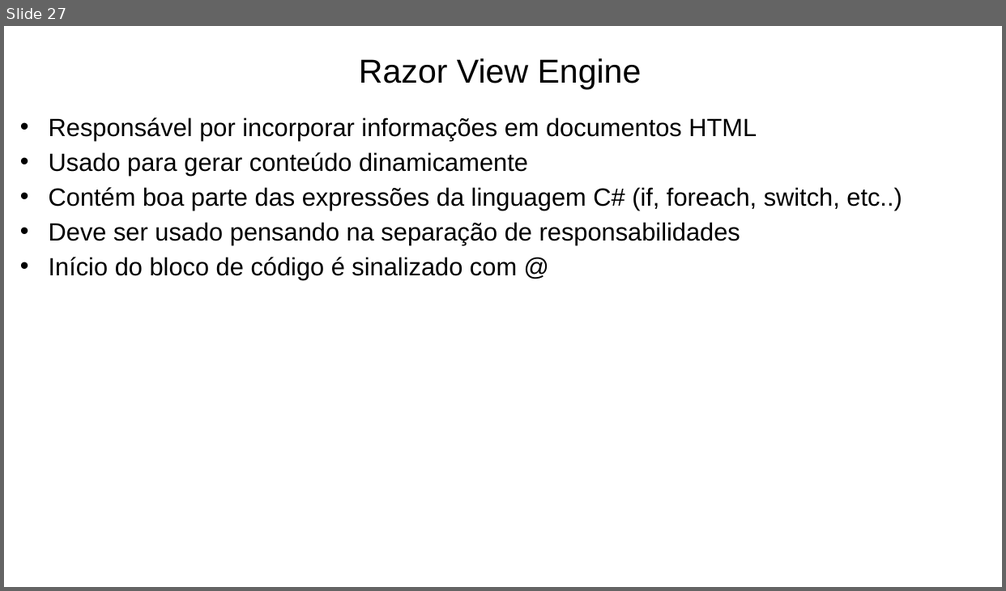
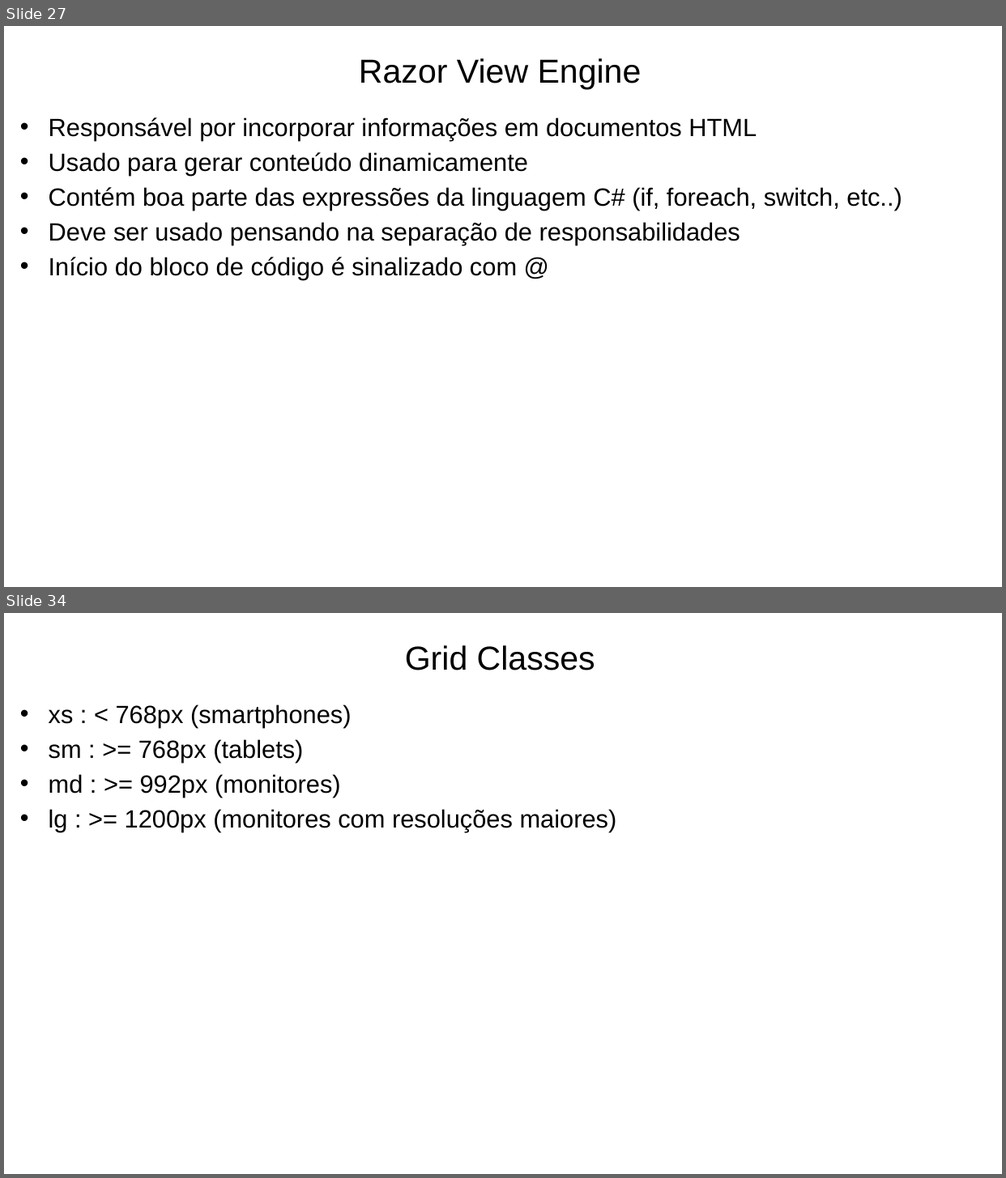
Before and after one commit to prodest/workshop-aspnet-core-mvc, a slide deck: workshop-aspnet-core-mvc.pptx. Shown one above the other, each under a label of ours: slide 27 before the commit, slides 27 and 34 after it; the slides between them are not shown. The pictures are 1006x591 and 1006x1178 pixels, drawn with LibreOffice and Linux fonts; fonts in the diff are those of the drawing; background and template pictures are left out. Boxes give left, top, right and bottom in pixels: in the first picture for what was removed or moved away, otherwise in the second. Text is boxed around its words. In the diff, an @@ line names an element or a change of style, - is before the commit and + after.

```diff
--- a/workshop-aspnet-core-mvc.pptx
+++ b/workshop-aspnet-core-mvc.pptx
@@ slide 34 added at (x1=4, y1=613, x2=1002, y2=1174), background #FFFFFF @@
@@ text added at (x1=405, y1=645, x2=595, y2=671), 32 pt, text #000000 @@
+Grid Classes
@@ text added at (x1=49, y1=705, x2=617, y2=832), 24 pt, text #000000 @@
+• xs : < 768px (smartphones)
+• sm : >= 768px (tablets)
+• md : >= 992px (monitores)
+• lg : >= 1200px (monitores com resoluções maiores)
```
Also in this commit, not shown: 1 slide changed, 5 other slides added, 11 other files.
